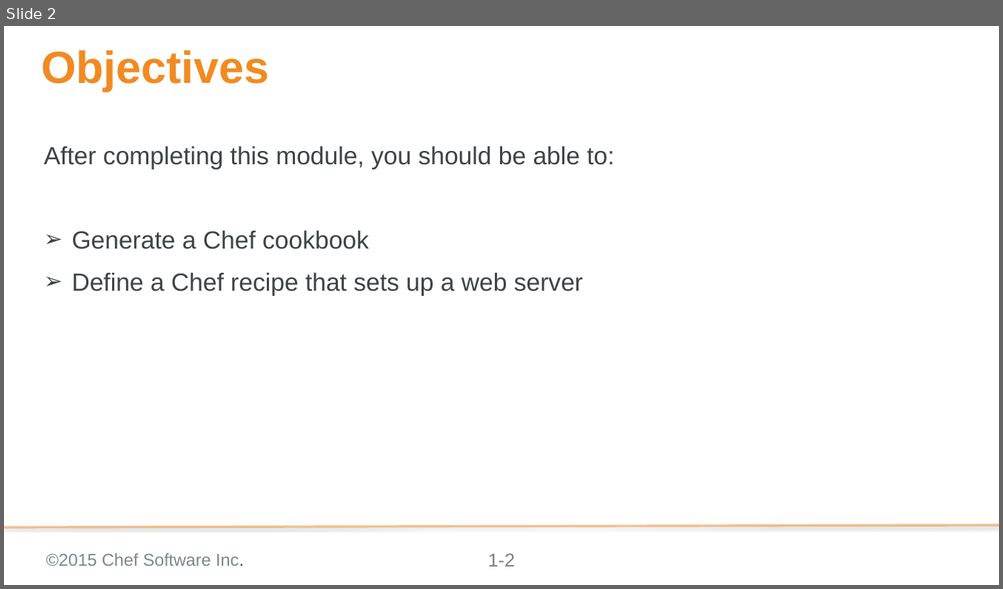
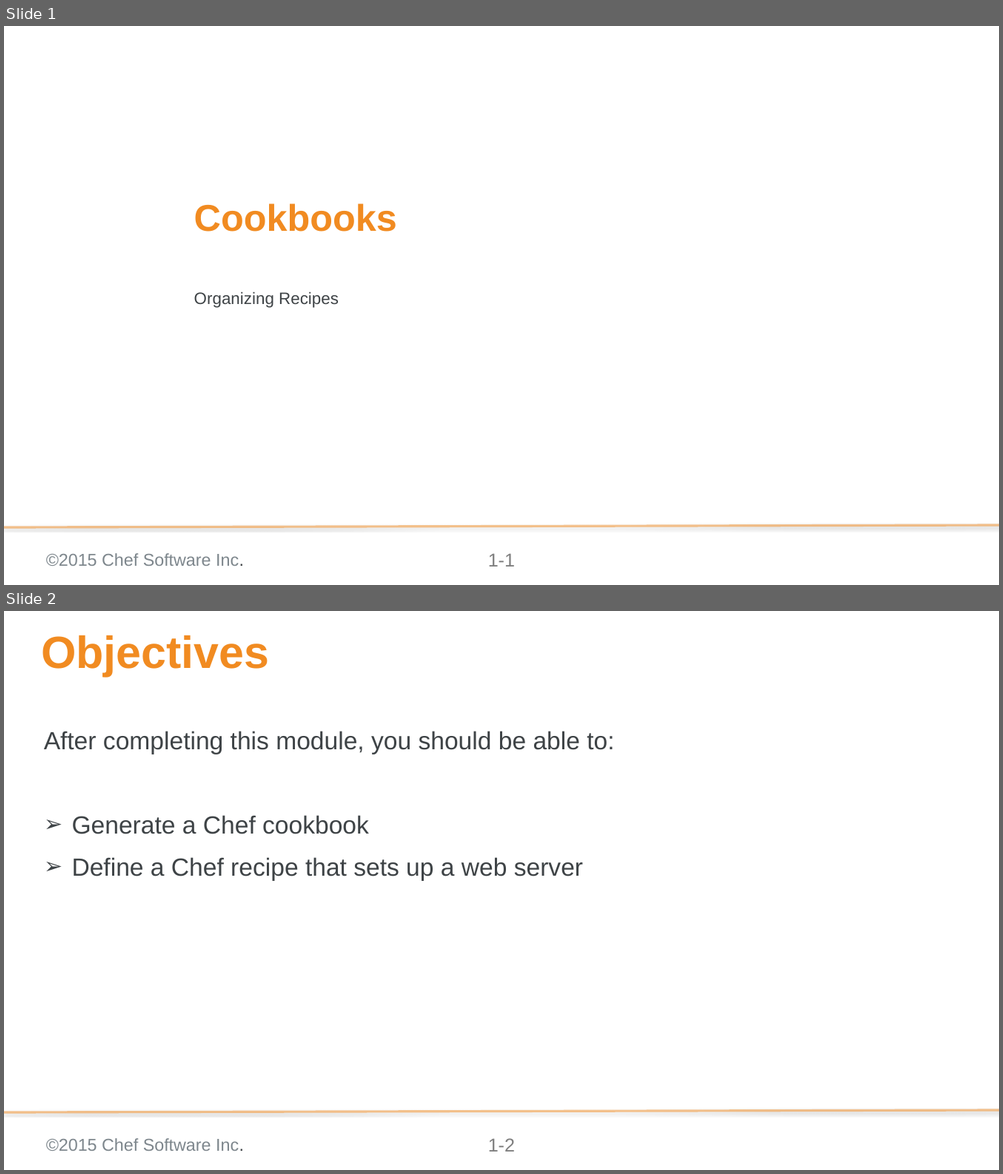
Before and after one commit to nathenharvey/chef-essentials, a slide deck: 03-Cookbooks-windows.pptx. Shown one above the other, each under a label of ours: slide 2 before the commit, slides 1 and 2 after it. The pictures are 1003x589 and 1003x1174 pixels, drawn with LibreOffice and Linux fonts; fonts in the diff are those of the drawing; background and template pictures are left out. Boxes give left, top, right and bottom in pixels: in the first picture for what was removed or moved away, otherwise in the second. Text is boxed around its words. In the diff, an @@ line names an element or a change of style, - is before the commit and + after.

```diff
--- a/03-Cookbooks-windows.pptx
+++ b/03-Cookbooks-windows.pptx
@@ slide 1 added at (x1=4, y1=26, x2=999, y2=585), background picture (left out); not listed: 3 template elements that a slide beside it also shows @@
@@ title added at (x1=194, y1=204, x2=397, y2=232), 48 pt, text #F18B21, bold @@
+Cookbooks
@@ text added at (x1=194, y1=292, x2=338, y2=308), 21.3 pt, text #3E4346 @@
+Organizing Recipes
```
Also in this commit, not shown: 1 slide changed, 1 slide removed, 4 other files.
